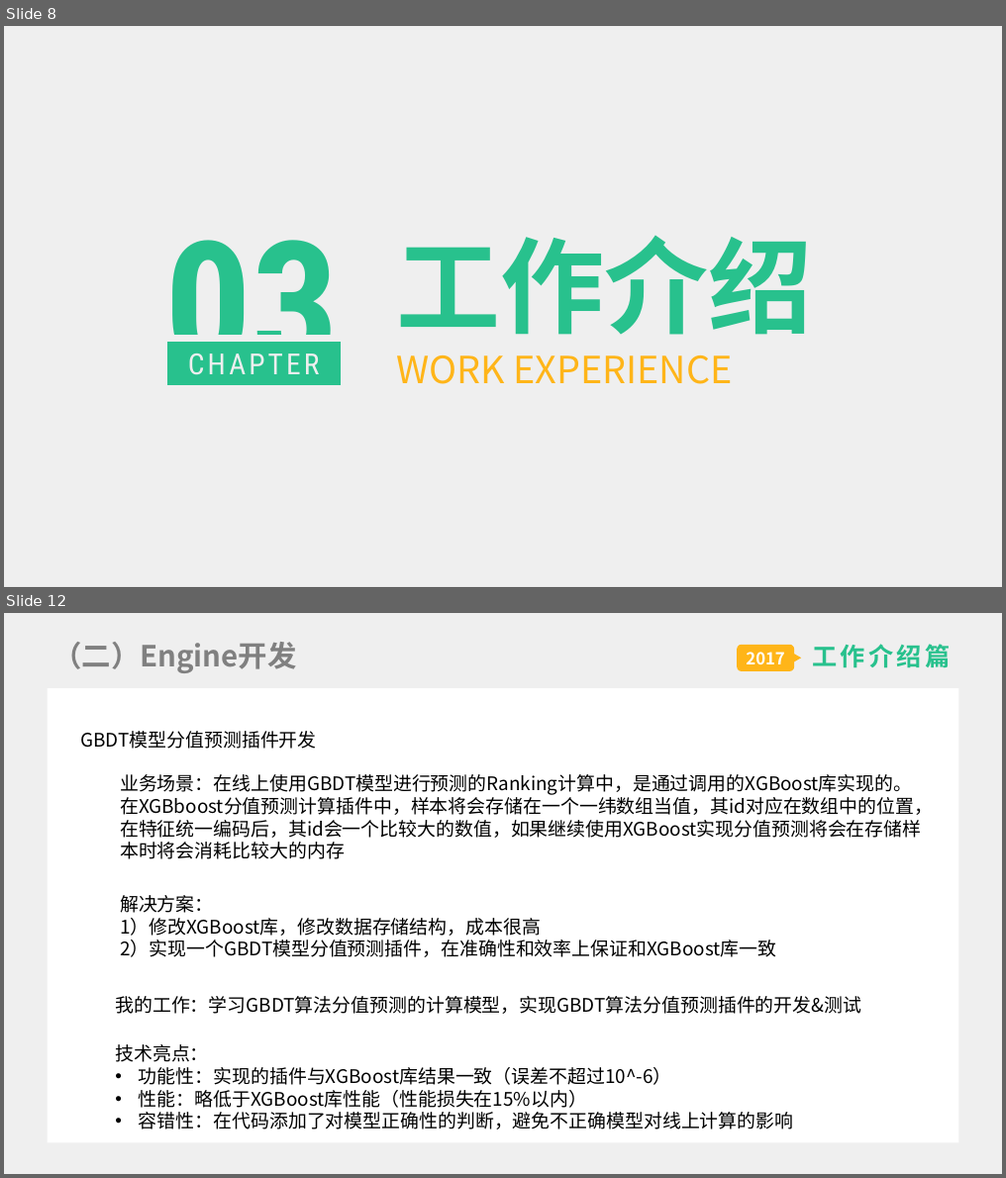
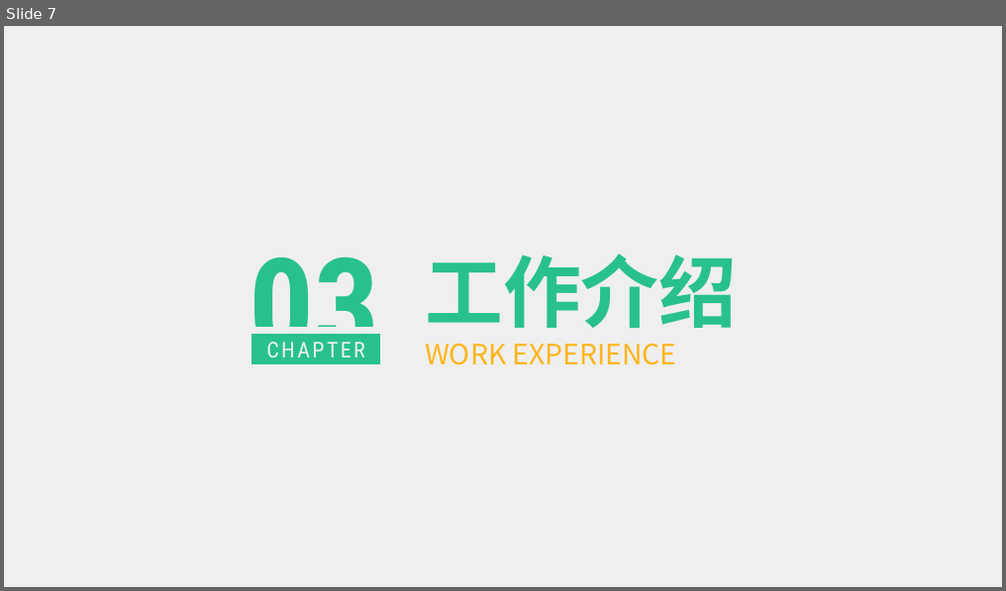
Before and after one commit to liygcoder/workerspace, a slide deck: ppt.pptx. Shown one above the other, each under a label of ours: slides 8 and 12 before the commit, slide 7 after it; the slides between them are not shown. The pictures are 1006x1178 and 1006x591 pixels, drawn with LibreOffice and Linux fonts; fonts in the diff are those of the drawing. Boxes give left, top, right and bottom in pixels: in the first picture for what was removed or moved away, otherwise in the second. Text is boxed around its words. In the diff, an @@ line names an element or a change of style, - is before the commit and + after.

```diff
--- a/ppt.pptx
+++ b/ppt.pptx
@@ slide 12 removed at [4, 613, 1002, 1174], background #EFEFEF @@
@@ title removed at [54, 642, 297, 673] @@
-（二）Engine开发
@@ rounded rectangle removed at [737, 645, 795, 671] @@
-2017
@@ triangle removed at [795, 654, 801, 662] @@
@@ subtitle removed at [813, 644, 950, 668] @@
-工作介绍篇
@@ rectangle removed at [48, 688, 959, 1144] @@
@@ text removed at [81, 731, 317, 749] @@
-GBDT模型分值预测插件开发
@@ text removed at [120, 774, 933, 838] @@
-业务场景：在线上使用GBDT模型进行预测的Ranking计算中，是通过调用的XGBoost库实现的。在XGBboost分值预测计算插件中，样本将会存储在一个一纬数组当值，其id对应在数组中的位置，在特征统一编码后，其id会一个比较大的数值，如果继续使用XGBoost实现分值预测将会在存储样本时将会消耗比较大的内存
@@ text removed at [120, 895, 776, 958] @@
-解决方案：
-1）修改XGBoost库，修改数据存储结构，成本很高
-2）实现一个GBDT模型分值预测插件，在准确性和效率上保证和XGBoost库一致
@@ text removed at [115, 996, 861, 1014] @@
-我的工作：学习GBDT算法分值预测的计算模型，实现GBDT算法分值预测插件的开发&测试
@@ text removed at [115, 1045, 793, 1130] @@
-技术亮点：
-• 功能性：实现的插件与XGBoost库结果一致（误差不超过10^-6）
-• 性能：略低于XGBoost库性能（性能损失在15%以内）
-• 容错性：在代码添加了对模型正确性的判断，避免不正确模型对线上计算的影响
@@ what was slide 8 is now slide 7 @@
@@ slide 7 changed as well @@
@@ text "03": place and size @@
-text "03" at [164, 240, 339, 385]
+text "03" at [250, 257, 380, 365]
@@ text "03" at [250, 257, 380, 365]: size 166 to 124.5 pt @@
@@ text "工作介绍": place and size @@
-text "工作介绍" at [397, 235, 813, 384]
+text "工作介绍" at [425, 254, 737, 366]
@@ text "工作介绍" at [425, 254, 737, 366]: size 100 to 75 pt in "工作介绍"; size 36 to 27 pt in "WORK EXPERIENCE" @@
@@ rectangle "CHAPTER": place and size @@
-rectangle "CHAPTER" at [164, 338, 344, 388]
+rectangle "CHAPTER" at [249, 331, 383, 369]
@@ rectangle "CHAPTER" at [249, 331, 383, 369]: size 28 to 21 pt, letter spacing 3 to 2.2 pt @@
```
Also in this commit, not shown: 12 other slides changed, 6 slides added, 6 other slides removed.
